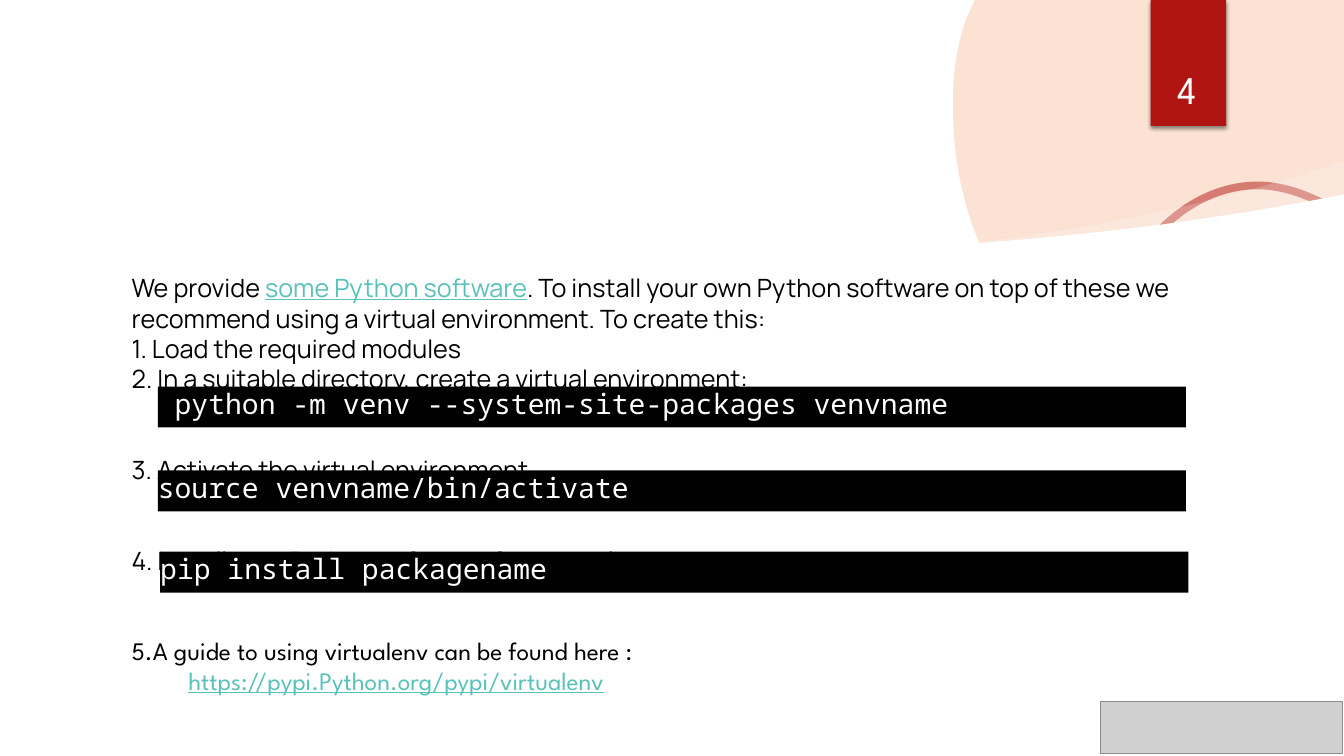
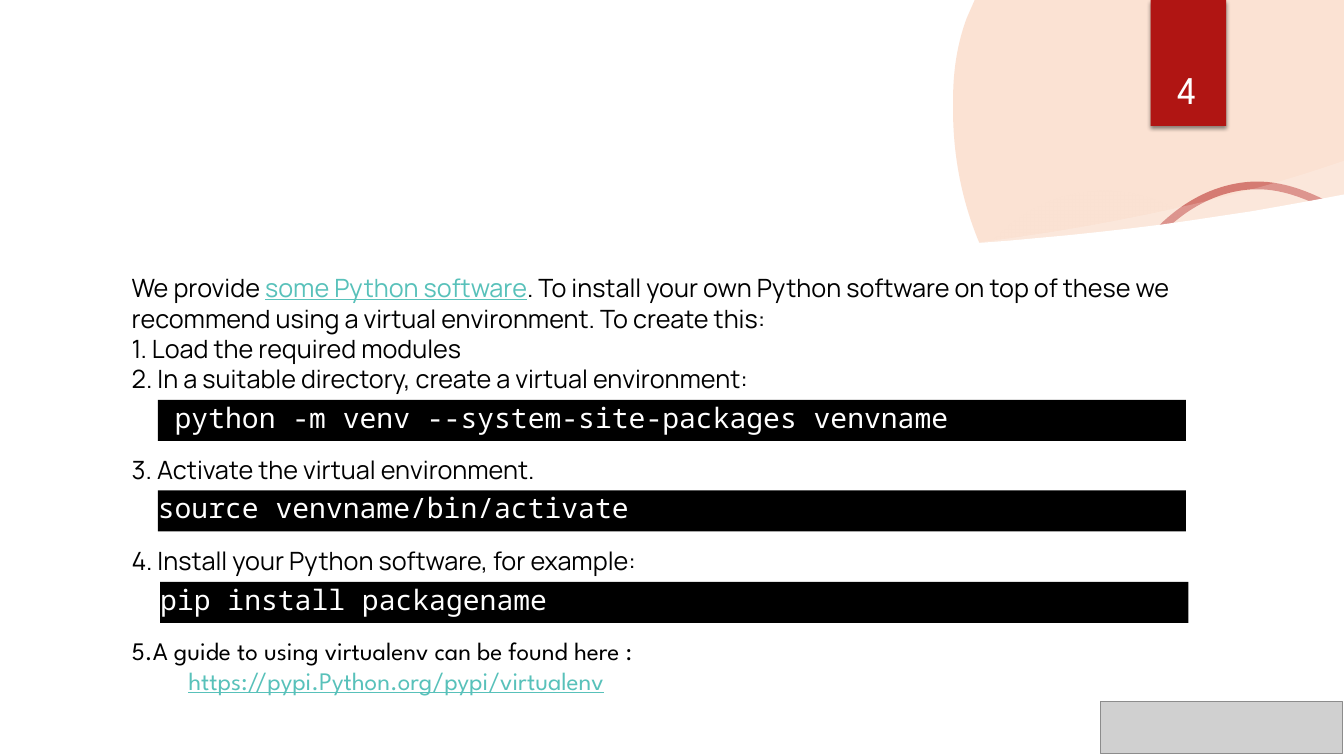
Before and after one commit to RSE-Cambridge/Intro-to-Dawn, a slide deck: slide 4 of Part3-PythonEnvironments/Slides/PyEnvs_onDAWN.pptx. Drawn at 1344x756 pixels with LibreOffice and Linux fonts; fonts in the diff are those of the drawing; grey boxes stand for pictures; background and template pictures are left out. Boxes give left, top, right and bottom in pixels: in the first picture for what was removed or moved away, otherwise in the second. Text is boxed around its words. In the diff, an @@ line names an element or a change of style, - is before the commit and + after.

```diff
--- a/Part3-PythonEnvironments/Slides/PyEnvs_onDAWN.pptx
+++ b/Part3-PythonEnvironments/Slides/PyEnvs_onDAWN.pptx
@@ rectangle "python -m venv --system-site-packages venvname": place and size @@
-rectangle "python -m venv --system-site-packages venvname" at bbox=[158, 386, 1187, 427]
+rectangle "python -m venv --system-site-packages venvname" at bbox=[158, 400, 1187, 442]
@@ rectangle "source venvname/bin/activate": place and size @@
-rectangle "source venvname/bin/activate" at bbox=[158, 471, 1187, 512]
+rectangle "source venvname/bin/activate" at bbox=[158, 490, 1187, 531]
@@ rectangle "pip install packagename": place and size @@
-rectangle "pip install packagename" at bbox=[160, 552, 1189, 593]
+rectangle "pip install packagename" at bbox=[160, 582, 1189, 623]
```
Also in this commit, not shown: 5 other slides changed, 2 slides removed, 5 other files.
